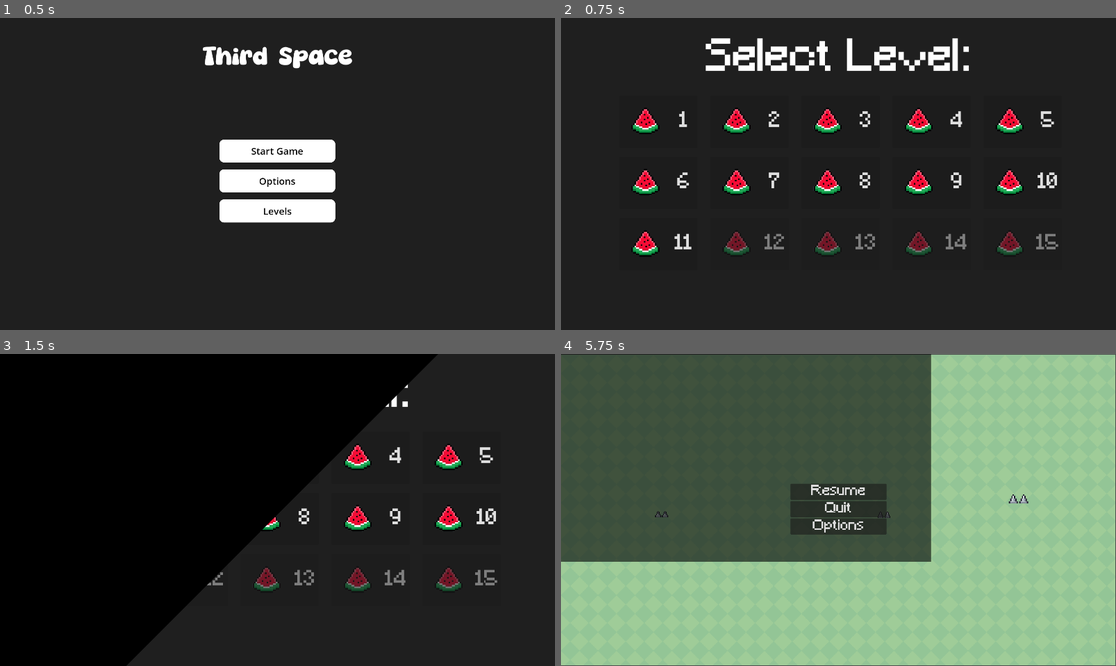
Above: before the commit, frames 1-4 (two rows, left to right).
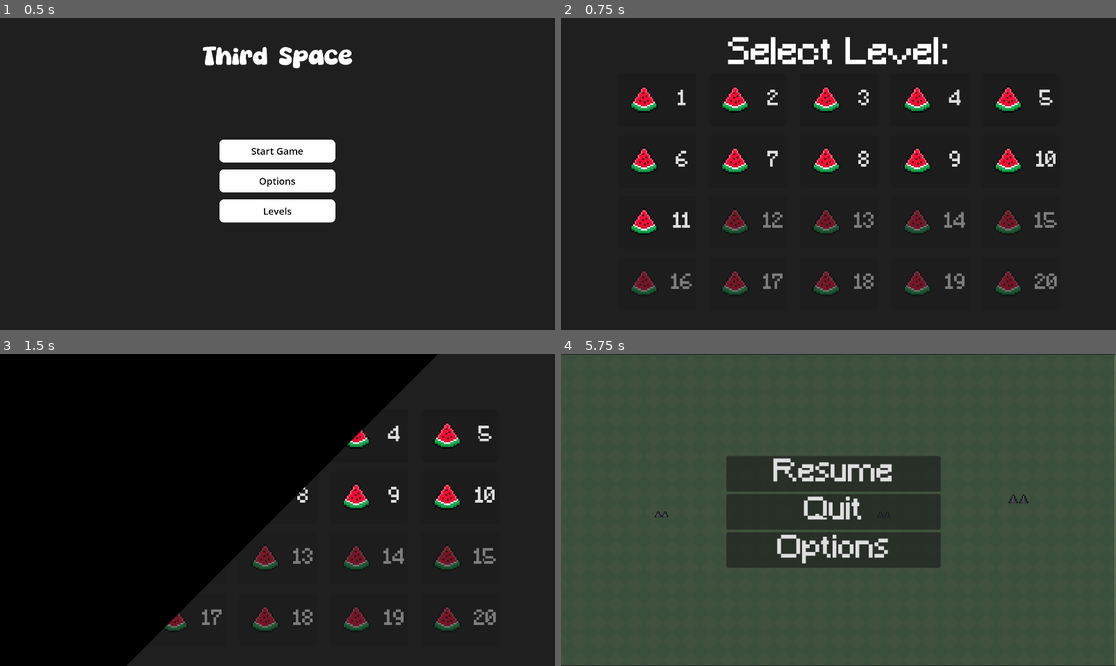
Above: after the commit, the same moments.

Repository: SmoothAsphaltRoads/thirdspacegame
Game: Godot game, scene res://scenes/main_menu.tscn
Same seed, same stepped clock (60 frames per second), same inputs: the game is played once before the commit and once after it.
Inputs (mouse positions are in pixels of both pictures, inside the frame that each line leads up to):
- Up to frame 1 (0.5 s): no input
- Up to frame 2 (0.75 s): click "Levels" at 0.5 s
- Up to frame 3 (1.5 s): click "1" at 1.25 s
- Up to frame 4 (5.75 s): tap Enter at 2 s; move the mouse to (960, 494) at 2.02 s; hold D (right) 2.03-3.53 s; tap N (next) at 2.1, 4.35 s; click (960, 494) at 2.17 s; tap W (jump) at 2.27, 3.02, 4.52, 5.27 s; move the mouse to (727, 525) at 2.77 s; tap Alt at 2.85, 5.1 s; tap R (restart) at 3.5 s; move the mouse to (894, 441) at 3.52 s; hold A (left) 3.53-4.28 s; tap Shift at 3.6 s; move the mouse to (810, 572) at 4.27 s; hold D (right) from 4.28 s (still down); click (810, 572) at 4.42 s; move the mouse to (1005, 556) at 5.02 s; tap Escape (ui_cancel) at 5.65 s

Frame 1 is identical in both runs. In frame 2, 13% of the frame differs, in the area x 12-90%, y 6-89%; in frame 3, 5.5%; in frame 4, 66%, in the area x 0-100%, y 0-100%.

Commit message:
upgraded pause menu as per new viewport

Diff:
--- /dev/null
+++ b/control.tscn
@@ -0,0 +1,9 @@
+[gd_scene format=3 uid="uid://t1pum1imig2d"]
+
+[node name="Control" type="Control" unique_id=464304001]
+layout_mode = 3
+anchors_preset = 15
+anchor_right = 1.0
+anchor_bottom = 1.0
+grow_horizontal = 2
+grow_vertical = 2
--- a/scenes/level_select.tscn
+++ b/scenes/level_select.tscn
@@ -32,10 +32,10 @@
 anchor_top = 0.5
 anchor_right = 0.5
 anchor_bottom = 0.5
-offset_left = -858.0
-offset_top = -321.0
-offset_right = 822.0
-offset_bottom = 383.0
+offset_left = -863.0
+offset_top = -396.0
+offset_right = 817.0
+offset_bottom = 520.0
 grow_horizontal = 2
 grow_vertical = 2
 theme_override_constants/margin_left = 100
@@ -191,6 +191,58 @@
 theme_override_fonts/font = ExtResource("2_rif6e")
 theme_override_font_sizes/font_size = 72
 text = "15"
+icon = ExtResource("2_2epne")
+expand_icon = true
+
+[node name="row4" type="HBoxContainer" parent="MarginContainer/VBoxContainer" unique_id=1970290935]
+layout_mode = 2
+theme_override_constants/separation = 45
+
+[node name="Level16" type="Button" parent="MarginContainer/VBoxContainer/row4" unique_id=2083513341]
+custom_minimum_size = Vector2(270, 180)
+layout_mode = 2
+theme_override_fonts/font = ExtResource("2_rif6e")
+theme_override_font_sizes/font_size = 72
+text = "16
+"
+icon = ExtResource("2_2epne")
+expand_icon = true
+
+[node name="Level17" type="Button" parent="MarginContainer/VBoxContainer/row4" unique_id=66368702]
+custom_minimum_size = Vector2(270, 180)
+layout_mode = 2
+theme_override_fonts/font = ExtResource("2_rif6e")
+theme_override_font_sizes/font_size = 72
+text = "17
+"
+icon = ExtResource("2_2epne")
+expand_icon = true
+
+[node name="Level18" type="Button" parent="MarginContainer/VBoxContainer/row4" unique_id=1344420069]
+custom_minimum_size = Vector2(270, 180)
+layout_mode = 2
+theme_override_fonts/font = ExtResource("2_rif6e")
+theme_override_font_sizes/font_size = 72
+text = "18"
+icon = ExtResource("2_2epne")
+expand_icon = true
+
+[node name="Level19" type="Button" parent="MarginContainer/VBoxContainer/row4" unique_id=1818431023]
+custom_minimum_size = Vector2(270, 180)
+layout_mode = 2
+theme_override_fonts/font = ExtResource("2_rif6e")
+theme_override_font_sizes/font_size = 72
+text = "19"
+icon = ExtResource("2_2epne")
+expand_icon = true
+
+[node name="Level20" type="Button" parent="MarginContainer/VBoxContainer/row4" unique_id=686851501]
+custom_minimum_size = Vector2(270, 180)
+layout_mode = 2
+theme_override_fonts/font = ExtResource("2_rif6e")
+theme_override_font_sizes/font_size = 72
+text = "20
+"
 icon = ExtResource("2_2epne")
 expand_icon = true
 
@@ -200,12 +252,12 @@
 anchor_left = 0.5
 anchor_right = 0.5
 offset_left = -459.5
-offset_top = 18.0
+offset_top = 2.0
 offset_right = 459.5
-offset_bottom = 273.0
-grow_horizontal = 2
-theme_override_fonts/font = ExtResource("2_rif6e")
-theme_override_font_sizes/font_size = 150
+offset_bottom = 257.0
+grow_horizontal = 2
+theme_override_fonts/font = ExtResource("2_rif6e")
+theme_override_font_sizes/font_size = 125
 text = "Select Level:"
 horizontal_alignment = 1
 vertical_alignment = 1
--- a/scenes/pause_menu.tscn
+++ b/scenes/pause_menu.tscn
@@ -22,8 +22,8 @@
 script = ExtResource("1_myx47")
 
 [node name="ColorRect" type="ColorRect" parent="." unique_id=1398512056]
-offset_right = 1280.0
-offset_bottom = 720.0
+offset_right = 1917.0
+offset_bottom = 1082.0
 color = Color(0.011764706, 0.011764706, 0.011764706, 0.60784316)
 
 [node name="PauseButtons" type="VBoxContainer" parent="." unique_id=1115627463]
@@ -32,26 +32,30 @@
 anchor_top = 0.5
 anchor_right = 0.5
 anchor_bottom = 0.5
-offset_left = -166.25
-offset_top = -91.25
-offset_right = 166.25
-offset_bottom = 91.25
+offset_left = -388.0
+offset_top = -187.0
+offset_right = -50.5
+offset_bottom = 25.333313
 grow_horizontal = 2
 grow_vertical = 2
+scale = Vector2(2.2, 2.2)
 
 [node name="Resume" type="Button" parent="PauseButtons" unique_id=1104604613]
+texture_filter = 2
 layout_mode = 2
 theme_override_fonts/font = ExtResource("2_kukqi")
 theme_override_font_sizes/font_size = 48
 text = "Resume"
 
 [node name="Quit" type="Button" parent="PauseButtons" unique_id=72770718]
+texture_filter = 2
 layout_mode = 2
 theme_override_fonts/font = ExtResource("2_kukqi")
 theme_override_font_sizes/font_size = 48
 text = "Quit"
 
 [node name="Options" type="Button" parent="PauseButtons" unique_id=1626527690]
+texture_filter = 2
 layout_mode = 2
 theme_override_fonts/font = ExtResource("2_kukqi")
 theme_override_font_sizes/font_size = 48
@@ -59,6 +63,7 @@
 
 [node name="Options" type="Panel" parent="PauseButtons/Options" unique_id=512545416]
 visible = false
+texture_filter = 2
 layout_mode = 1
 anchors_preset = 8
 anchor_left = 0.5
